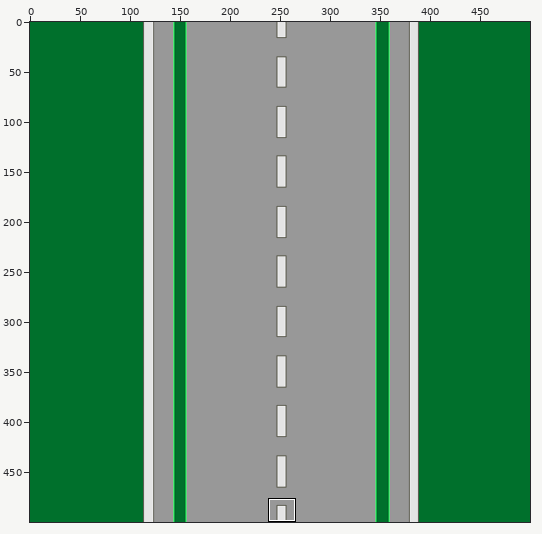
File history of a sprite sheet, IMG/Straightb.png. The picture above shows the old version from afar; the outline marks the close-up.
Close-up. The starting point:
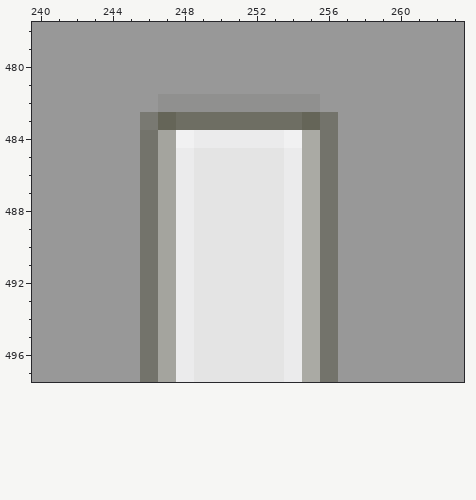
The file is 500x500 pixels. Colours within 5 levels of each other are drawn and written as one. Shown: x 240..263, y 478..497. The commit also changed other parts of the picture, which this record leaves out.
Now the later version:
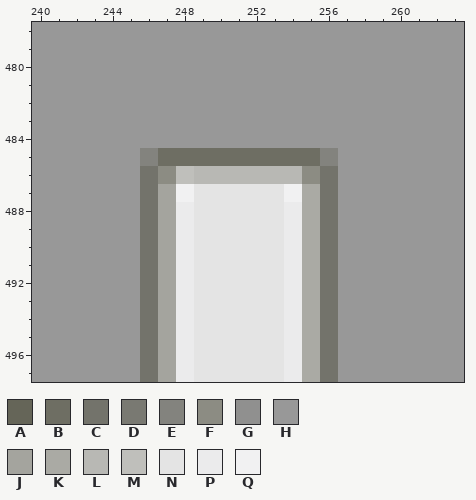
Palette (. is transparent): A #656558  B #6e6e63  C #73736b  D #797972  E #83837e  F #8c8c83  G #90908f  H #989898  J #a4a49e  K #aaaaa4  L #b8b8b4  M #bfbfbb  N #e4e4e4  P #ebebec  Q #f1f1f2
Changes in this commit:
@@ x 244..258 @@
 481 HHHHHHHHHHHHHHH
-482 HHHGGGGGGGGGHHH
-483 HHDABBBBBBBACHH
-484 HHCJQPPPPPQKCHH
-485 HHCJPNNNNNPKCHH
-486 HHCJPNNNNNPKCHH
-487 HHCJPNNNNNPKCHH
+482 HHHHHHHHHHHHHHH
+483 HHHHHHHHHHHHHHH
+484 HHHHHHHHHHHHHHH
+485 HHEBBBBBBBBBEHH
+486 HHCFMLLLLLLFCHH
+487 HHCJQNNNNNQKCHH
 488 HHCJPNNNNNPKCHH
